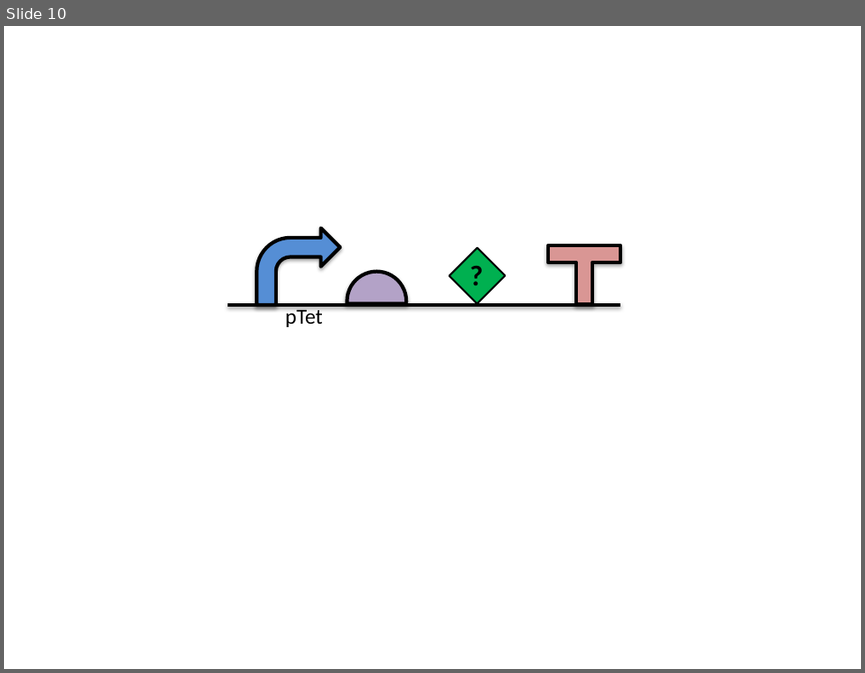
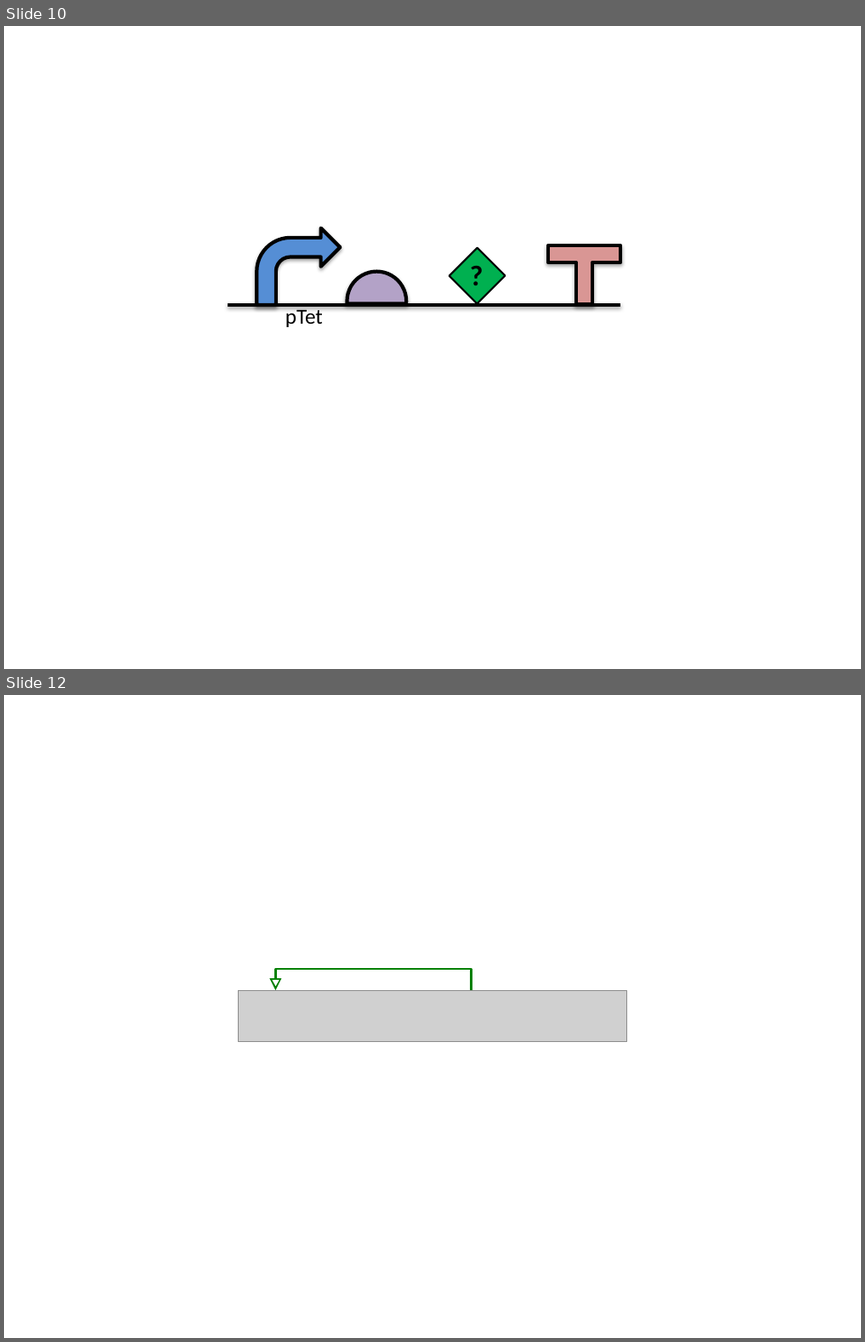
Before and after one commit to SynBioDex/SBOL-visual, a slide deck: specification/imgsrc/examples.pptx. Shown one above the other, each under a label of ours: slide 10 before the commit, slides 10 and 12 after it; the slides between them are not shown. The pictures are 865x673 and 865x1342 pixels, drawn with LibreOffice and Linux fonts; fonts in the diff are those of the drawing; grey boxes stand for pictures. Boxes give left, top, right and bottom in pixels: in the first picture for what was removed or moved away, otherwise in the second. Text is boxed around its words. In the diff, an @@ line names an element or a change of style, - is before the commit and + after.

```diff
--- a/specification/imgsrc/examples.pptx
+++ b/specification/imgsrc/examples.pptx
@@ slide 12 added at (4,695,861,1338), background #FFFFFF @@
@@ elbow arrow added from (471, 1003) to (276, 990), #008000 2 pt @@
@@ picture added at (239,990,627,1041) @@
@@ rectangle added at (262,990,289,1010), fill #FFFFFF @@
@@ triangle added at (273,980,279,986), fill #FFFFFF @@
```
Also in this commit, not shown: 4 slides changed, 1 other slide added, 19 other files.
